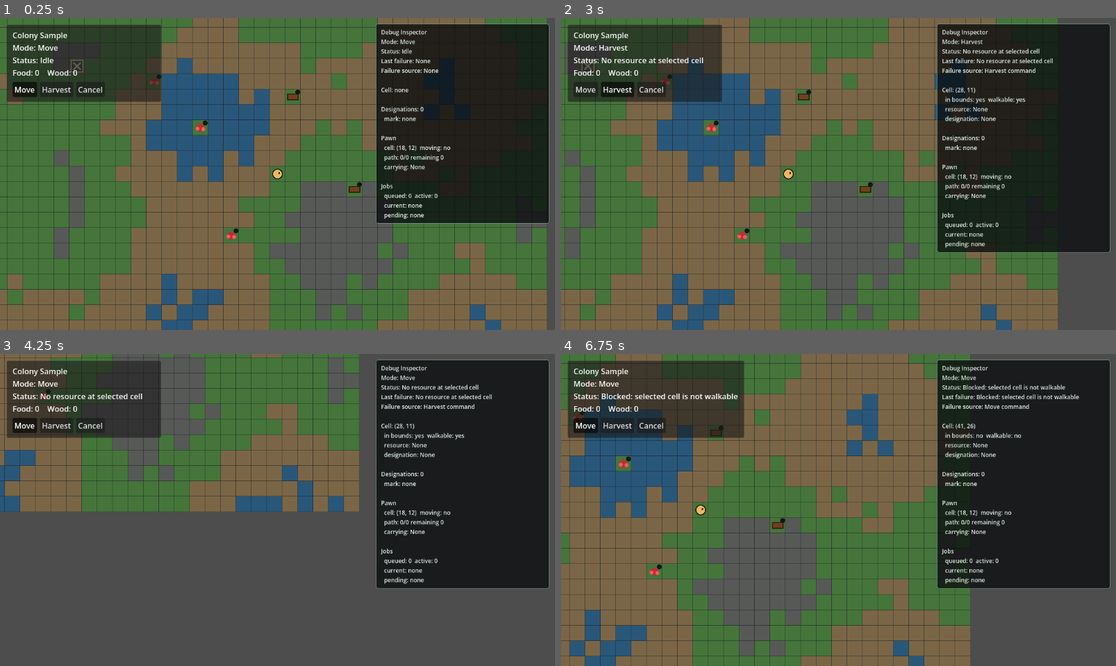
Above: before the commit, frames 1-4 (two rows, left to right).
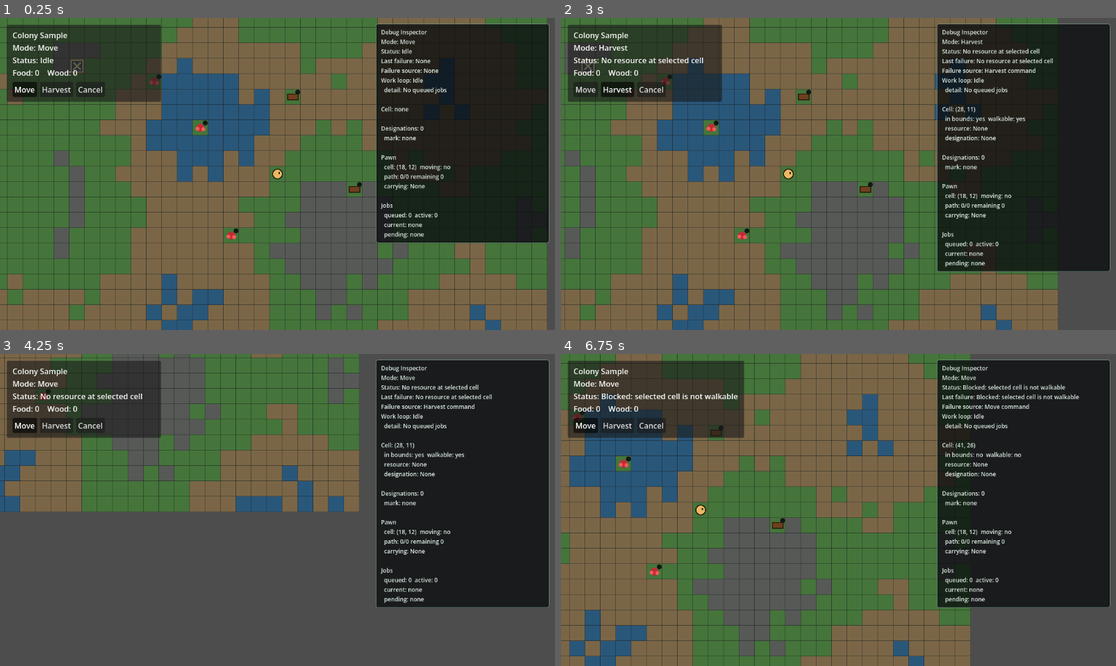
Above: after the commit, the same moments.

Repository: KUAKUAandFAFA/rimworld-like
Game: Godot game, scene res://scenes/main.tscn
Two runs of this game, one before a commit and one after it. Both use one fixed random seed, a clock stepped at 60 frames per second and the inputs below.
Inputs (mouse positions are in pixels of both pictures, inside the frame that each line leads up to):
- Up to frame 1 (0.25 s): no input
- Up to frame 2 (3 s): click "Move" at 0.5 s; click "Harvest" at 1.25 s; click "Cancel" at 2 s; tap Enter at 2.75 s; move the mouse to (960, 158) at 2.77 s; hold D from 2.78 s (still down); tap 2 (command_mode_harvest) at 2.85 s; click (960, 158) at 2.92 s
- Up to frame 3 (4.25 s): move the mouse to (166, 525) at 3.52 s; release D at 3.53 s; hold S from 3.53 s (still down); tap 1 (command_mode_move) at 3.6 s
- Up to frame 4 (6.75 s): move the mouse to (894, 441) at 4.27 s; release S at 4.28 s; hold D 4.28-5.03 s; tap 2 (command_mode_harvest) at 4.35, 5.85 s; move the mouse to (810, 572) at 5.02 s; hold W 5.03-5.78 s; tap 1 (command_mode_move) at 5.1, 6.6 s; click (810, 572) at 5.17 s; move the mouse to (1005, 556) at 5.77 s; hold A from 5.78 s (still down); move the mouse to (672, 463) at 6.52 s

The runs differ from the first frame. In frame 1, 3.2% of the frame differs, in the area x 67-99%, y 19-73%; in frame 2, 3.5%, in the area x 67-99%, y 19-82%; in frame 3, 3.4%; in frame 4, 3.5%.

Commit message:
G10 formalize single-pawn work loop

Diff:
--- a/scripts/app/game_root.gd
+++ b/scripts/app/game_root.gd
@@ -3,6 +3,9 @@
 
 const INVALID_CELL := Vector2i(-1, -1)
 const HARVEST_JOB_ID := "harvest"
+const WORK_LOOP_IDLE := "Idle"
+const WORK_LOOP_RUNNING := "Running"
+const WORK_LOOP_WAITING := "Waiting"
 
 @export var camera_speed := 520.0
 
@@ -23,6 +26,8 @@
 var _status_text := "Idle"
 var _last_failure_reason := "None"
 var _last_failure_source := "None"
+var _work_loop_state := WORK_LOOP_IDLE
+var _work_loop_detail := "No queued jobs"
 var _debug_refresh_elapsed := 0.0
 
 
@@ -73,6 +78,10 @@
 		pawn.arrived.connect(_on_pawn_arrived)
 	if not harvest_job_driver.status_changed.is_connected(_set_status):
 		harvest_job_driver.status_changed.connect(_set_status)
+	if not job_queue.job_added.is_connected(_on_job_added):
+		job_queue.job_added.connect(_on_job_added)
+	if not job_queue.job_claimed.is_connected(_on_job_claimed):
+		job_queue.job_claimed.connect(_on_job_claimed)
 	if not job_queue.job_completed.is_connected(_on_job_completed):
 		job_queue.job_completed.connect(_on_job_completed)
 	if not job_queue.job_failed.is_connected(_on_job_failed):
@@ -156,7 +165,7 @@
 	designation_system.remove_designation(target_cell)
 	_clear_last_failure()
 	_set_status("Cancelled pending work")
-	_update_debug_inspector()
+	_start_next_job_if_idle()
 
 
 func _queue_harvest_job_for_designation(designation: Designation) -> bool:
@@ -179,24 +188,34 @@
 	var resource_amount := maxi(1, int(resource.get("amount", 1)))
 	var job := JobInstance.new(harvest_job_def, resource_cell, item_def, resource_amount)
 	job.source_designation = designation
+	_clear_last_failure()
 	job_queue.add_job(job)
-	_clear_last_failure()
-	_start_next_job_if_idle()
 	return true
 
 
-func _start_next_job_if_idle() -> void:
-	if harvest_job_driver.is_busy() or pawn.is_moving():
-		return
+func _start_next_job_if_idle(set_idle_status: bool = false) -> bool:
+	if harvest_job_driver.is_busy():
+		_set_work_loop_state(WORK_LOOP_RUNNING, _current_job_detail())
+		return false
+
+	if pawn.is_moving():
+		_set_work_loop_state(WORK_LOOP_WAITING, "Pawn is moving")
+		return false
 
 	var job := job_queue.claim_next_job(pawn)
 	if job == null:
-		return
+		_set_work_loop_state(WORK_LOOP_IDLE, "No queued jobs")
+		if set_idle_status:
+			_set_status("Idle")
+		return false
 
 	if harvest_job_driver.can_run(job):
+		_set_work_loop_state(WORK_LOOP_RUNNING, job.debug_summary())
 		harvest_job_driver.start_job(job)
 	else:
 		job_queue.fail_job(job, FailureFeedback.UNSUPPORTED_JOB)
+
+	return true
 
 
 func _move_pawn_directly(target_cell: Vector2i) -> void:
@@ -214,12 +233,21 @@
 	if not harvest_job_driver.is_busy() and _status_text == "Moving":
 		_set_status("Idle")
 
+	_start_next_job_if_idle(true)
+
+
+func _on_job_added(_job: JobInstance) -> void:
 	_start_next_job_if_idle()
+
+
+func _on_job_claimed(job: JobInstance, _assigned_pawn: Pawn) -> void:
+	if job != null:
+		_set_work_loop_state(WORK_LOOP_RUNNING, job.debug_summary())
 
 
 func _on_job_completed(job: JobInstance) -> void:
 	_clear_completed_job_designation(job)
-	_start_next_job_if_idle()
+	_start_next_job_if_idle(true)
 
 
 func _on_job_failed(_job: JobInstance, reason: String) -> void:
@@ -268,6 +296,20 @@
 	_update_debug_inspector()
 
 
+func _set_work_loop_state(state: String, detail: String) -> void:
+	_work_loop_state = state
+	_work_loop_detail = detail
+	_update_debug_inspector()
+
+
+func _current_job_detail() -> String:
+	var active_job := job_queue.get_active_job_for(pawn)
+	if active_job != null:
+		return active_job.debug_summary()
+
+	return "Driver busy"
+
+
 func _set_failure_status(text: String, source: String = FailureFeedback.SOURCE_SYSTEM) -> void:
 	_last_failure_reason = text
 	_last_failure_source = source
@@ -295,6 +337,10 @@
 		"status": _status_text,
 		"last_failure": _last_failure_reason,
 		"last_failure_source": _last_failure_source,
+		"work_loop": {
+			"state": _work_loop_state,
+			"detail": _work_loop_detail,
+		},
 		"command_mode": command_mode_model.get_mode_label(),
 		"selected_cell": _selected_cell_debug_snapshot(),
 		"designations": designation_system.get_debug_snapshot(),
--- a/scripts/debug/debug_inspector.gd
+++ b/scripts/debug/debug_inspector.gd
@@ -2,7 +2,7 @@
 extends CanvasLayer
 
 const PANEL_WIDTH := 360.0
-const PANEL_HEIGHT := 340.0
+const PANEL_HEIGHT := 370.0
 const PANEL_MARGIN := 12.0
 
 @export var visible_by_default := true
@@ -96,12 +96,19 @@
 	lines.append("Status: %s" % String(_snapshot.get("status", "Unknown")))
 	lines.append("Last failure: %s" % String(_snapshot.get("last_failure", "None")))
 	lines.append("Failure source: %s" % String(_snapshot.get("last_failure_source", "None")))
-	lines.append("")
+	_append_work_loop(lines)
 	_append_selected_cell(lines)
 	_append_designations(lines)
 	_append_pawn(lines)
 	_append_jobs(lines)
 	return lines
+
+
+func _append_work_loop(lines: PackedStringArray) -> void:
+	var work_loop: Dictionary = _snapshot.get("work_loop", {})
+	lines.append("Work loop: %s" % String(work_loop.get("state", "Unknown")))
+	lines.append("  detail: %s" % String(work_loop.get("detail", "None")))
+	lines.append("")
 
 
 func _append_selected_cell(lines: PackedStringArray) -> void:
--- a/scripts/jobs/harvest_job_driver.gd
+++ b/scripts/jobs/harvest_job_driver.gd
@@ -80,11 +80,11 @@
 	active_job = null
 	_phase = ""
 
+	_set_status("Delivered")
 	if job_queue != null:
 		job_queue.complete_job(finished_job)
 
 	job_finished.emit(finished_job)
-	_set_status("Delivered")
 
 
 func _move_to_cell(cell: Vector2i, status_text: String) -> void:
